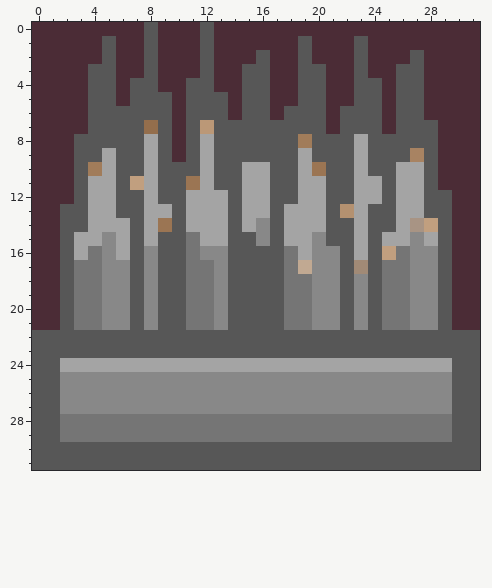
Pixel-art sprite, stored at Assets/spikes.png. Above: the version before the commit.
The file is 32x32 pixels. Colours within 5 levels of each other are drawn and written as one.
After the commit:
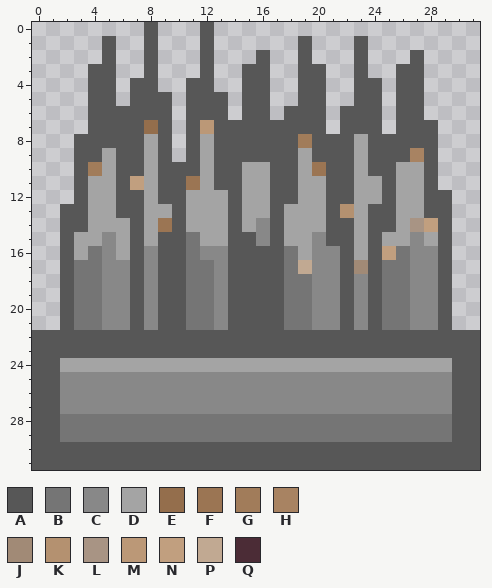
Palette (. is transparent): A #575757  B #757575  C #888888  D #a4a4a4  E #946e4c  F #9b7553  G #a17c5a  H #a88362  J #a18a76  K #b49170  L #a89484  M #bb9877  N #c19f7f  P #c1a992  Q #4b2c36
Difference:
@@ x 0..31 @@
- 0 QQQQQQQQAQQQAQQQQQQQQQQQQQQQQQQQ
- 1 QQQQQAQQAQQQAQQQQQQAQQQAQQQQQQQQ
- 2 QQQQQAQQAQQQAQQQAQQAQQQAQQQAQQQQ
- 3 QQQQAAQQAQQQAQQAAQQAAQQAQQAAQQQQ
- 4 QQQQAAQAAQQAAQQAAQQAAQQAAQAAQQQQ
- 5 QQQQAAQAAAQAAAQAAQQAAQQAAQAAQQQQ
- 6 QQQQAAAAAAQAAAQAAQAAAQAAAQAAQQQQ
- 7 QQQQAAAAEAQAMAAAAAAAAQAAAQAAAQQQ
- 8 QQQAAAAADAQADAAAAAAGAAADAAAAAQQQ
- 9 QQQAADAADAQADAAAAAADAAADAAAHAQQQ
-10 QQQAGDAADAAADAADDAADFAADAADDAQQQ
-11 QQQADDANDAAFDAADDAADDAADDADDAQQQ
-12 QQQADDAADAADDDADDAADDAADDADDAAQQ
-13 QQAADDAADDADDDADDADDDAKDAADDAAQQ
-14 QQAADDDADFADDDADCADDDAADAADLNAQQ
-15 QQADDCDADAABDDAACADDCAADADDCDAQQ
-16 QQADBCDACAABCCAAAABDCCADANBCCAQQ
-17 QQABBCCACAABBCAAAABPCCAJABBCCAQQ
-18 QQABBCCACAABBCAAAABBCCACABBCCAQQ
-19 QQABBCCACAABBCAAAABBCCACABBCCAQQ
-20 QQABBCCACAABBCAAAABBCCACABBCCAQQ
-21 QQABBCCACAABBCAAAABBCCACABBCCAQQ
+ 0 ........A...A...................
+ 1 .....A..A...A......A...A........
+ 2 .....A..A...A...A..A...A...A....
+ 3 ....AA..A...A..AA..AA..A..AA....
+ 4 ....AA.AA..AA..AA..AA..AA.AA....
+ 5 ....AA.AAA.AAA.AA..AA..AA.AA....
+ 6 ....AAAAAA.AAA.AA.AAA.AAA.AA....
+ 7 ....AAAAEA.AMAAAAAAAA.AAA.AAA...
+ 8 ...AAAAADA.ADAAAAAAGAAADAAAAA...
+ 9 ...AADAADA.ADAAAAAADAAADAAAHA...
+10 ...AGDAADAAADAADDAADFAADAADDA...
+11 ...ADDANDAAFDAADDAADDAADDADDA...
+12 ...ADDAADAADDDADDAADDAADDADDAA..
+13 ..AADDAADDADDDADDADDDAKDAADDAA..
+14 ..AADDDADFADDDADCADDDAADAADLNA..
+15 ..ADDCDADAABDDAACADDCAADADDCDA..
+16 ..ADBCDACAABCCAAAABDCCADANBCCA..
+17 ..ABBCCACAABBCAAAABPCCAJABBCCA..
+18 ..ABBCCACAABBCAAAABBCCACABBCCA..
+19 ..ABBCCACAABBCAAAABBCCACABBCCA..
+20 ..ABBCCACAABBCAAAABBCCACABBCCA..
+21 ..ABBCCACAABBCAAAABBCCACABBCCA..
 22 AAAAAAAAAAAAAAAAAAAAAAAAAAAAAAAA
